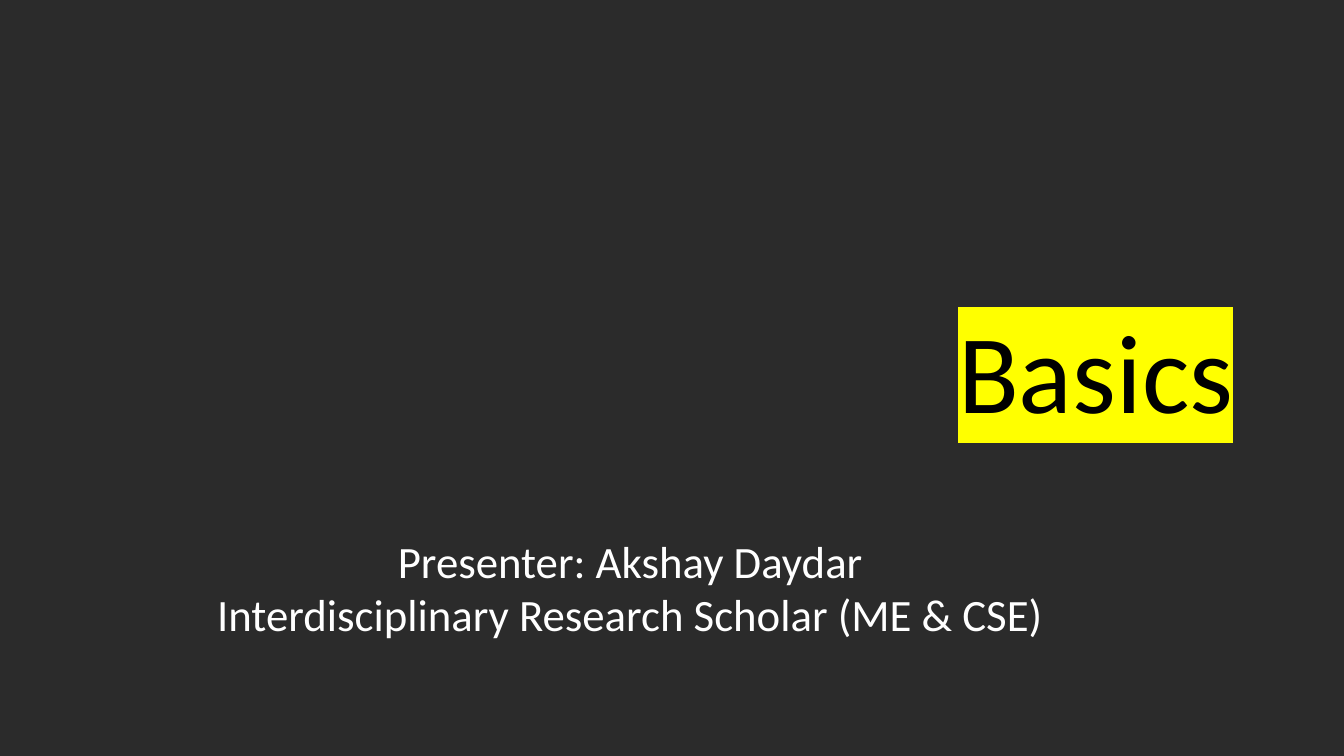
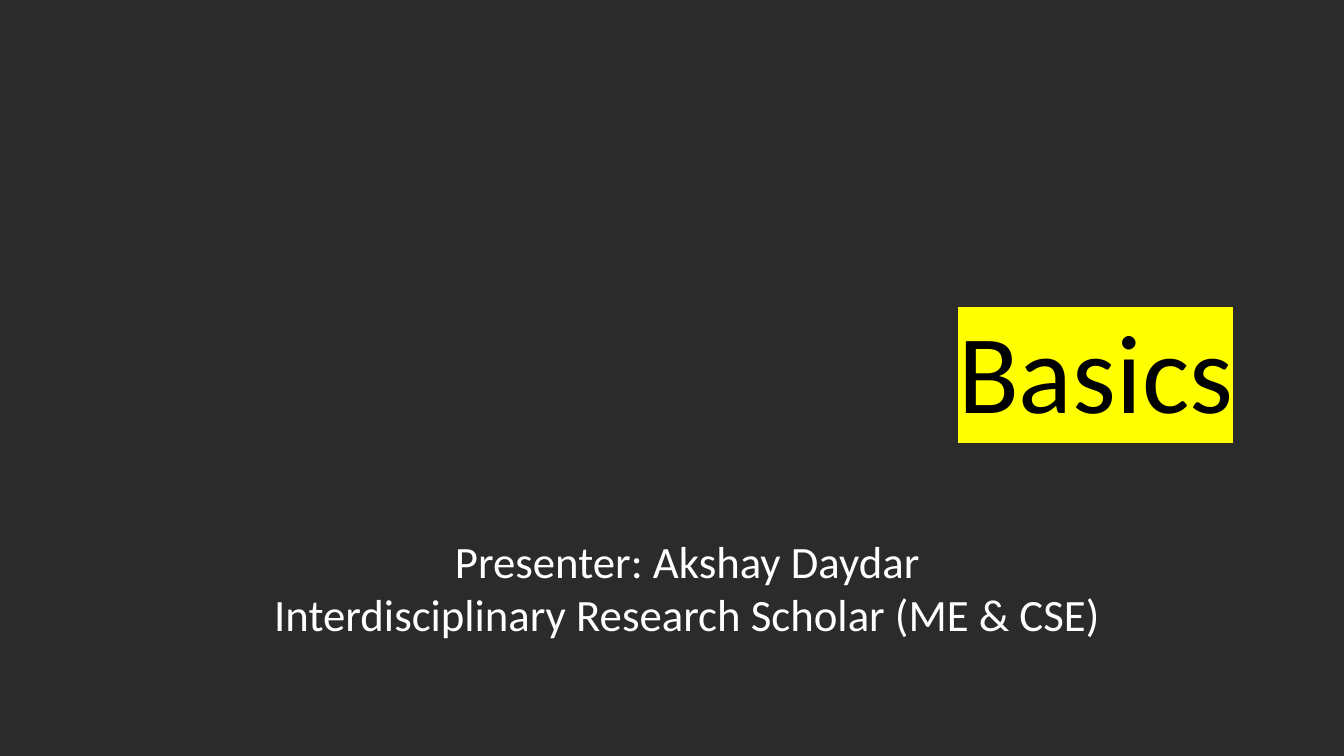
Before and after one commit to Maithili-Badhan/Winter-School-2025-IITG, a slide deck: slide 1 of Day1/intro2pytorch/intro2pytorch.pptx. Drawn at 1344x756 pixels with LibreOffice and Linux fonts; fonts in the diff are those of the drawing; background and template pictures are left out; a plain dark background stands for a picture behind light text. Boxes give left, top, right and bottom in pixels: in the first picture for what was removed or moved away, otherwise in the second. Text is boxed around its words. In the diff, an @@ line names an element or a change of style, - is before the commit and + after.

```diff
--- a/Day1/intro2pytorch/intro2pytorch.pptx
+++ b/Day1/intro2pytorch/intro2pytorch.pptx
@@ text "Presenter: Akshay Daydar": place and size @@
-text "Presenter: Akshay Daydar" at (217, 547, 1042, 639)
+text "Presenter: Akshay Daydar" at (274, 547, 1099, 639)
```
Also in this commit, not shown: 1 slide added.
